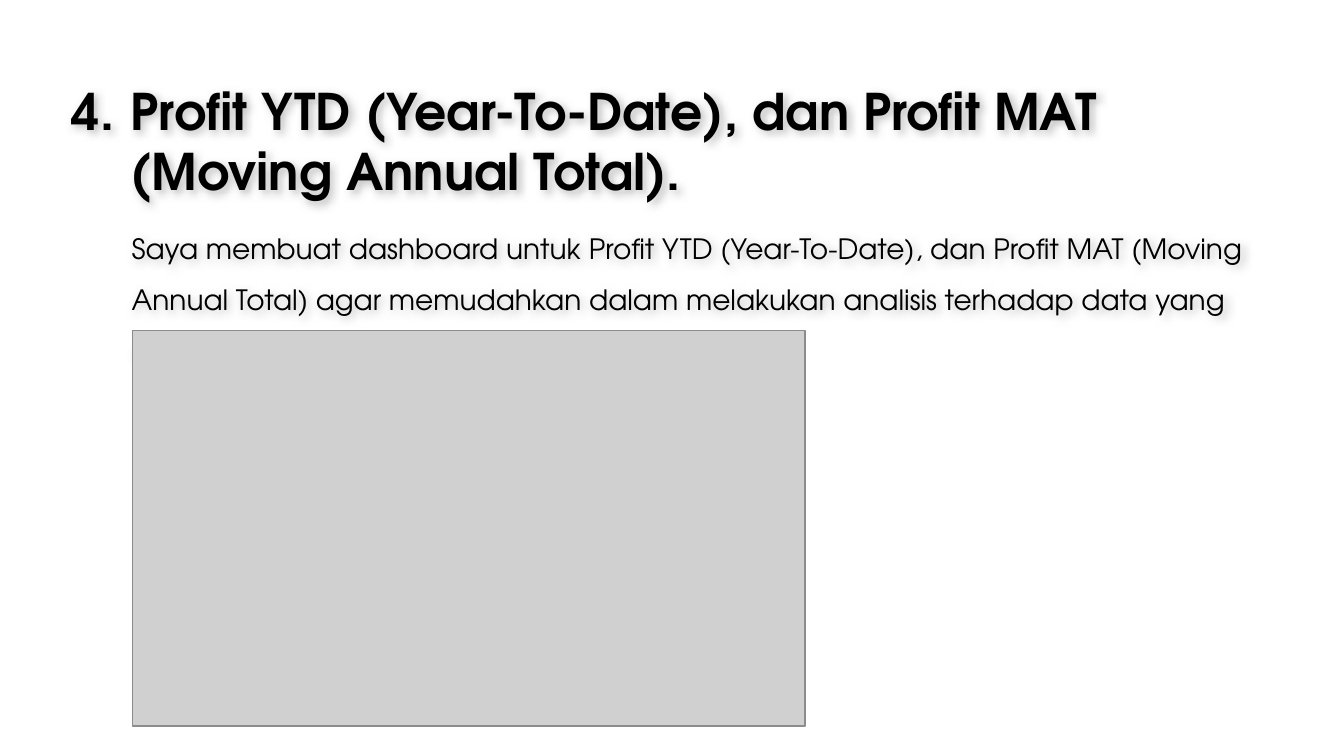
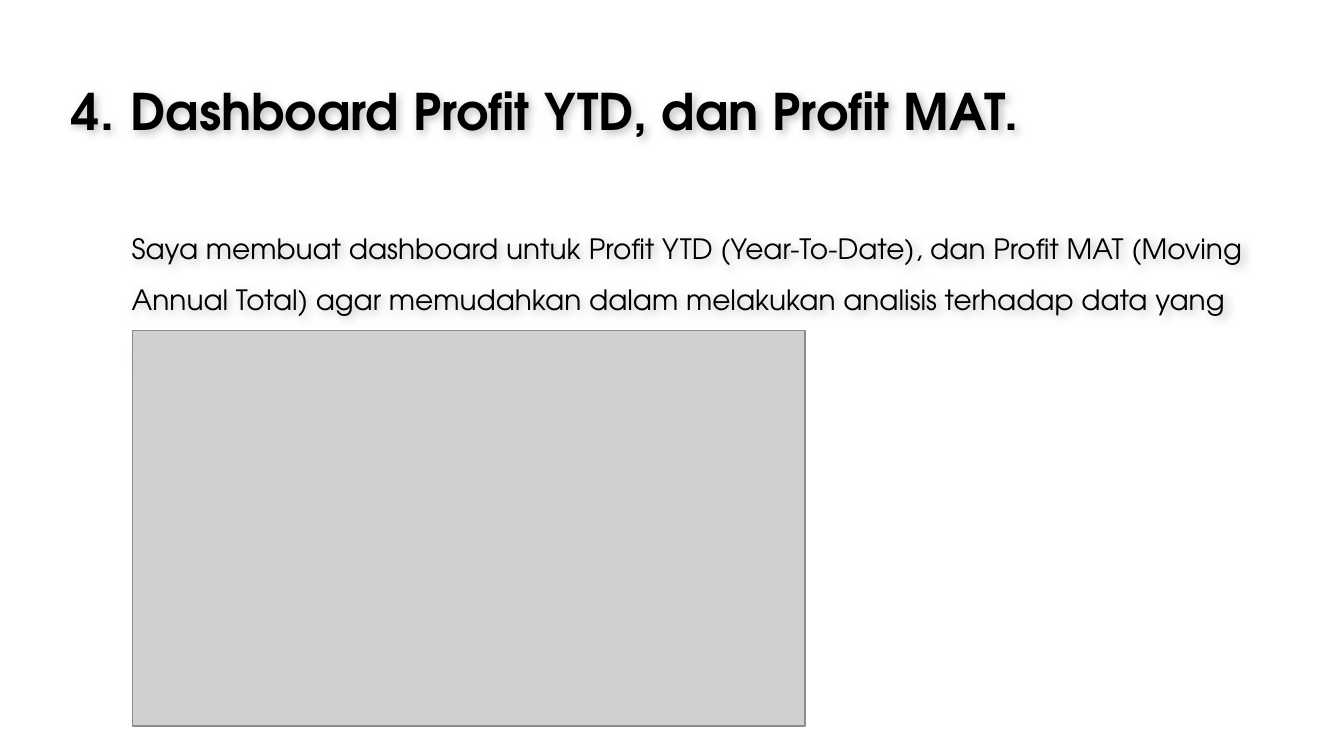
Before and after one commit to Sepuluh80/sport-equipment-sales, a slide deck: slide 10 of sport_equipment_sales.pptx (slide 8 before the commit). Drawn at 1344x756 pixels with LibreOffice and Linux fonts; fonts in the diff are those of the drawing; grey boxes stand for pictures; background and template pictures are left out. Boxes give left, top, right and bottom in pixels: in the first picture for what was removed or moved away, otherwise in the second. Text is boxed around its words. In the diff, an @@ line names an element or a change of style, - is before the commit and + after.

```diff
--- a/sport_equipment_sales.pptx
+++ b/sport_equipment_sales.pptx
@@ text at (x1=131, y1=91, x2=1019, y2=137): text changed @@
-4. Profit YTD (Year-To-Date), dan Profit MAT (Moving Annual Total).
+4. Dashboard Profit YTD, dan Profit MAT.
```
Also in this commit, not shown: 1 other slide changed, 3 slides added, 1 other file.
